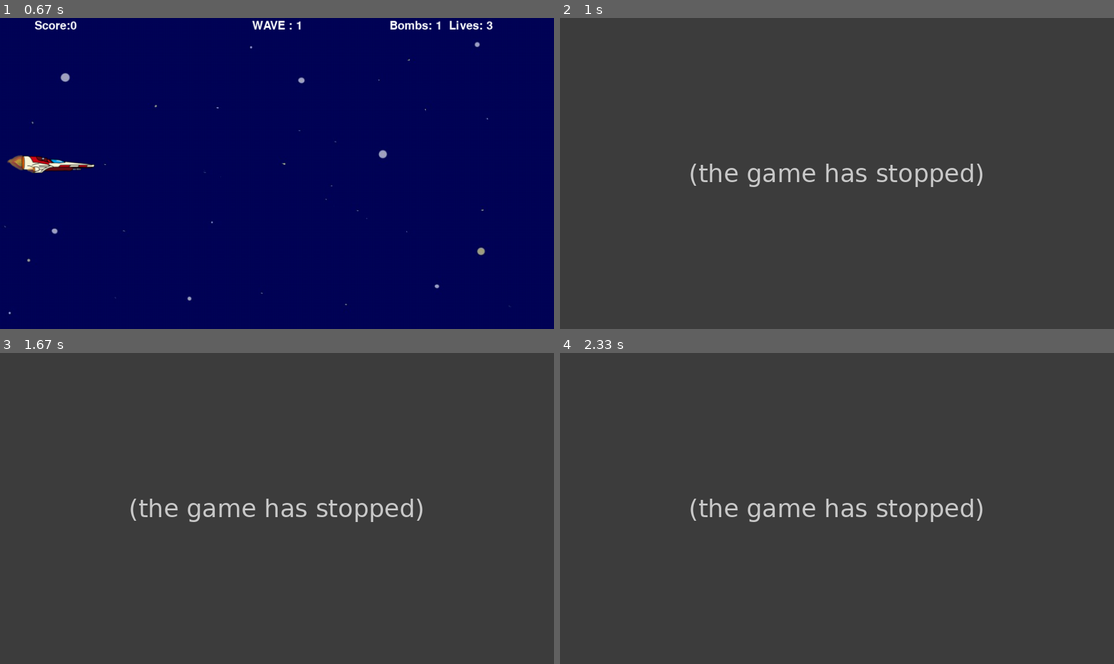
Above: before the commit, frames 1-4 (two rows, left to right).
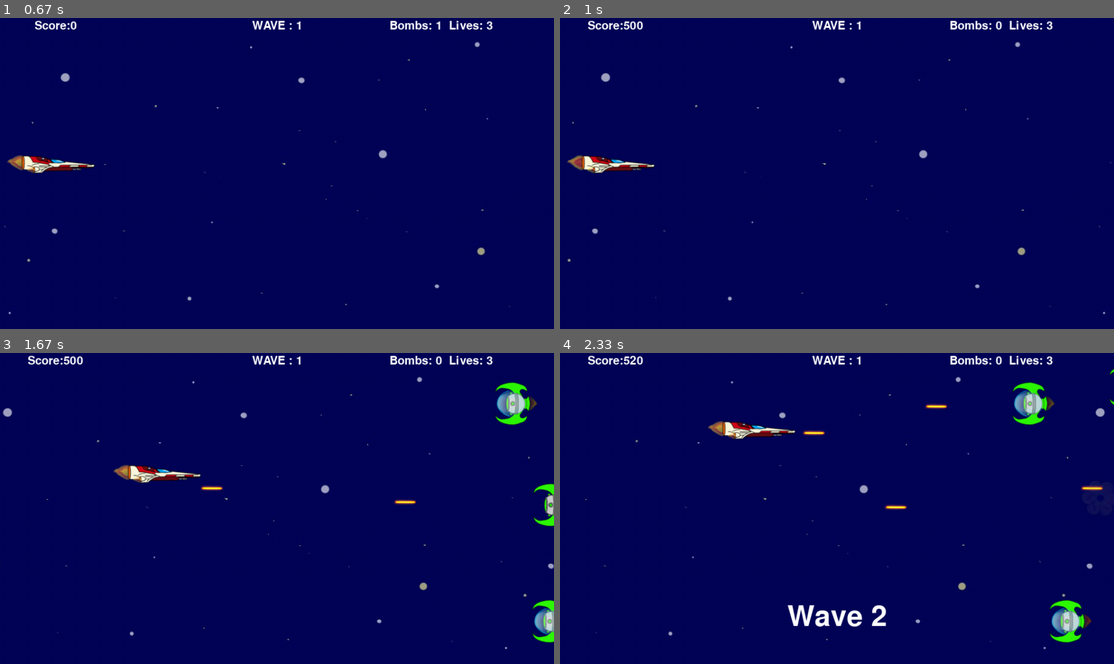
Above: after the commit, the same moments.

Repository: Demi-hero/UoN_Game_Project
Game: pygame game, started from Main.py
Two runs of this game, one before a commit and one after it. Both use one fixed random seed, a clock stepped at 60 frames per second and the inputs below.
Inputs:
- Up to frame 1 (0.67 s): tap Space at 0.33 s
- Up to frame 2 (1 s): tap B at 0.67 s
- Up to frame 3 (1.67 s): hold Right 1-1.47 s; tap Space at 1.07, 1.37, 1.62 s; hold Up from 1.55 s (still down)
- Up to frame 4 (2.33 s): release Up at 1.85 s; hold Right from 1.88 s (still down); tap Space at 1.95, 2.25 s; tap B at 2.03 s

Frame 1 is identical in both runs. In frame 2, 100% of the frame differs, in the area x 0-100%, y 0-100%; in frame 3, 100%; in frame 4, 100%.
Error before the commit: AttributeError: 'Main' object has no attribute 'kill_count' (eventhandler.py line 184); the game stopped at 0.67 s (later frames are placeholders)

Commit message:
New wave logic

Diff:
--- a/eventhandler.py
+++ b/eventhandler.py
@@ -3,6 +3,7 @@
 import gamedata
 import time
 import csv
+from random import randint
 
 class HandleEvent():
 
@@ -69,7 +70,6 @@
                     for sprite in self.all_sprites:
                         sprite.kill()
                     self.__init__()
-                    self.new_alien(self.wavenum)
                     return
 
     def game_over_display(self, board):
@@ -180,11 +180,10 @@
         if self.bombs < 5 and not self.paused:
             files['sounds'].ult.play()
             self.score += 500
+            self.alien_count -= len(self.aliens)
             self.purge_aliens()
-            self.kill_count += (self.wavenum+self.difficulty)
             pyg.display.update()
             self.bombs -= 1
-            self.new_alien(self.wavenum)
 
     # on player death updates life count, creates explosion, and clears screen
     def player_death(self, hit):
@@ -193,27 +192,29 @@
         expl = gamedata.Explosion(hit.rect.center, 'sm')
         self.all_sprites.add(expl)
         self.player.hide()
-        self.kill_count = 0
         for bullet in self.bullets:
             bullet.kill()
+        # adds back to the kill count the aliens that were alive, before clearing screen
+        self.alien_count += len(self.aliens)
         self.purge_aliens(player_death=1)
-        self.new_alien(self.wavenum+self.difficulty)
 
     # spawns aliens, rate increases as player completes waves
     def new_alien(self, amount=1):
-        # spawns a smart alien if one doesn't exist
-        if len(self.smartaliens) == 0:
-            smartalien = gamedata.SmartAlien(self)
-            self.all_sprites.add(smartalien)
-            self.aliens.add(smartalien)
-            self.smartaliens.add(smartalien)
-        for i in range(amount):
-            alien = gamedata.Alien(self)
-            self.spawn_check(alien)
-        # spawns a smaller number of shield aliens
-        for i in range(amount//4):
-            shieldalien = gamedata.ShieldAlien(self)
-            self.spawn_check(shieldalien)
+        if (len(self.aliens) <= amount) and (self.alien_count > 0):
+            # spawns a smart alien if one doesn't exist
+            if len(self.smartaliens) == 0:
+                smartalien = gamedata.SmartAlien(self)
+                self.all_sprites.add(smartalien)
+                self.aliens.add(smartalien)
+                self.smartaliens.add(smartalien)
+            # %25 chance of spawning a shield alien
+            elif randint(1,4) == 1:
+                shieldalien = gamedata.ShieldAlien(self)
+                self.spawn_check(shieldalien)
+            # otherwise spawns a normal alien
+            else:
+                alien = gamedata.Alien(self)
+                self.spawn_check(alien)
 
     def spawn_check(self, alien):
         alien.collide(self.aliens)
